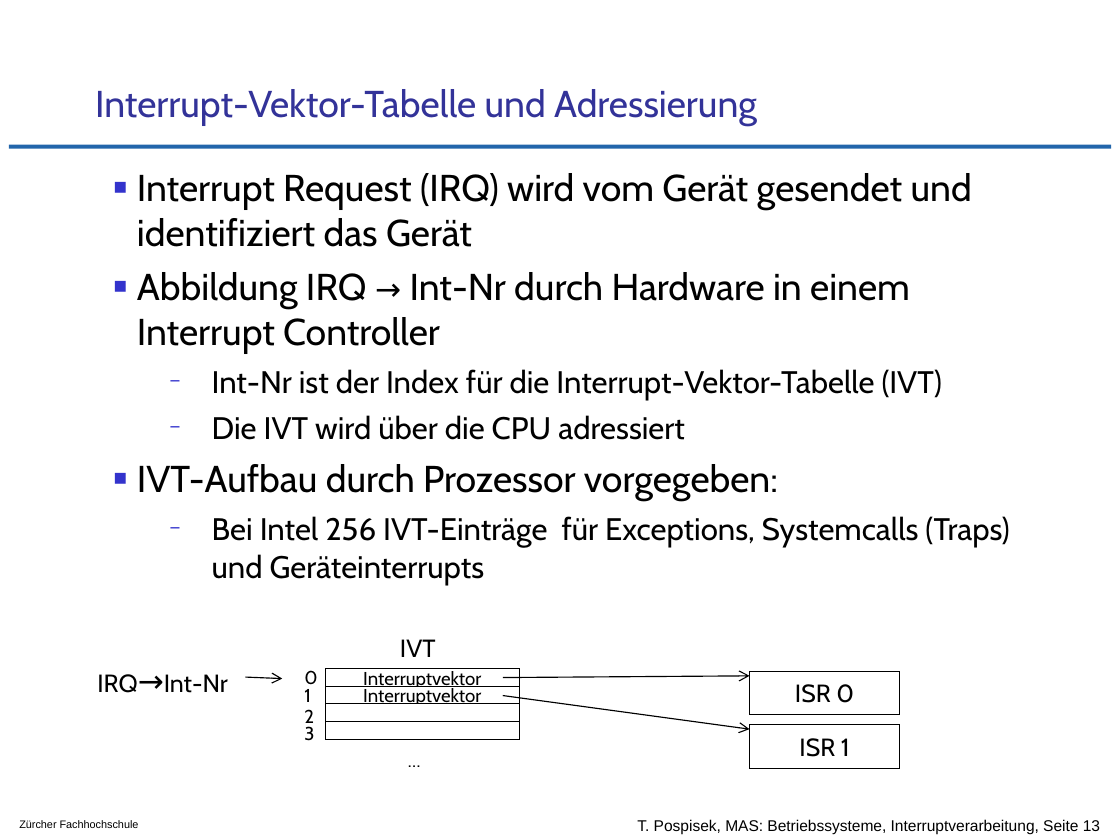
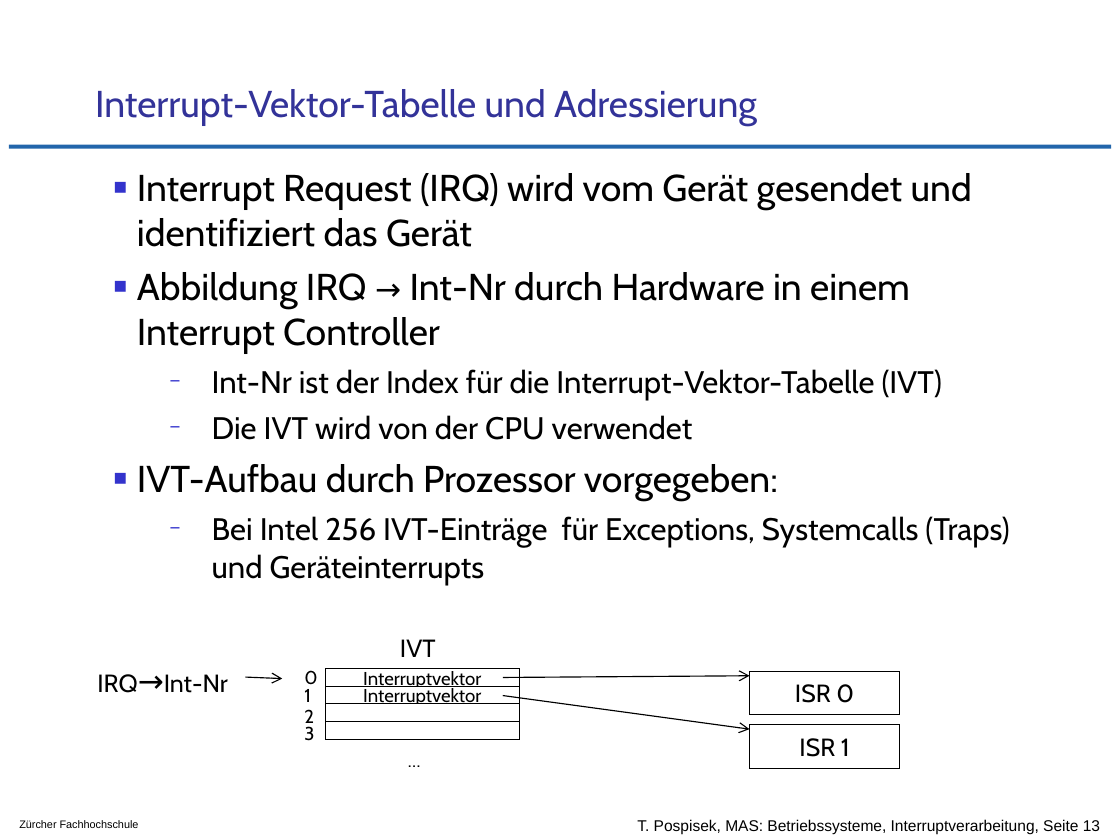
Before and after one commit to tpo/betriebssysteme, a slide deck: slide 13 of 04-3_Interruptverarbeitung_in_Betriebssystemen.odp. Drawn at 1120x840 pixels with LibreOffice and Linux fonts; fonts in the diff are those of the drawing; background and template pictures are left out. Boxes give left, top, right and bottom in pixels: in the first picture for what was removed or moved away, otherwise in the second. Text is boxed around its words. In the diff, an @@ line names an element or a change of style, - is before the commit and + after.

```diff
--- a/04-3_Interruptverarbeitung_in_Betriebssystemen.odp
+++ b/04-3_Interruptverarbeitung_in_Betriebssystemen.odp
@@ text at box(212, 415, 693, 440): text changed @@
-  − Die IVT wird über die CPU adressiert
+  − Die IVT wird von der CPU verwendet
```
Also in this commit, not shown: 1 other slide changed, 1 other file.
